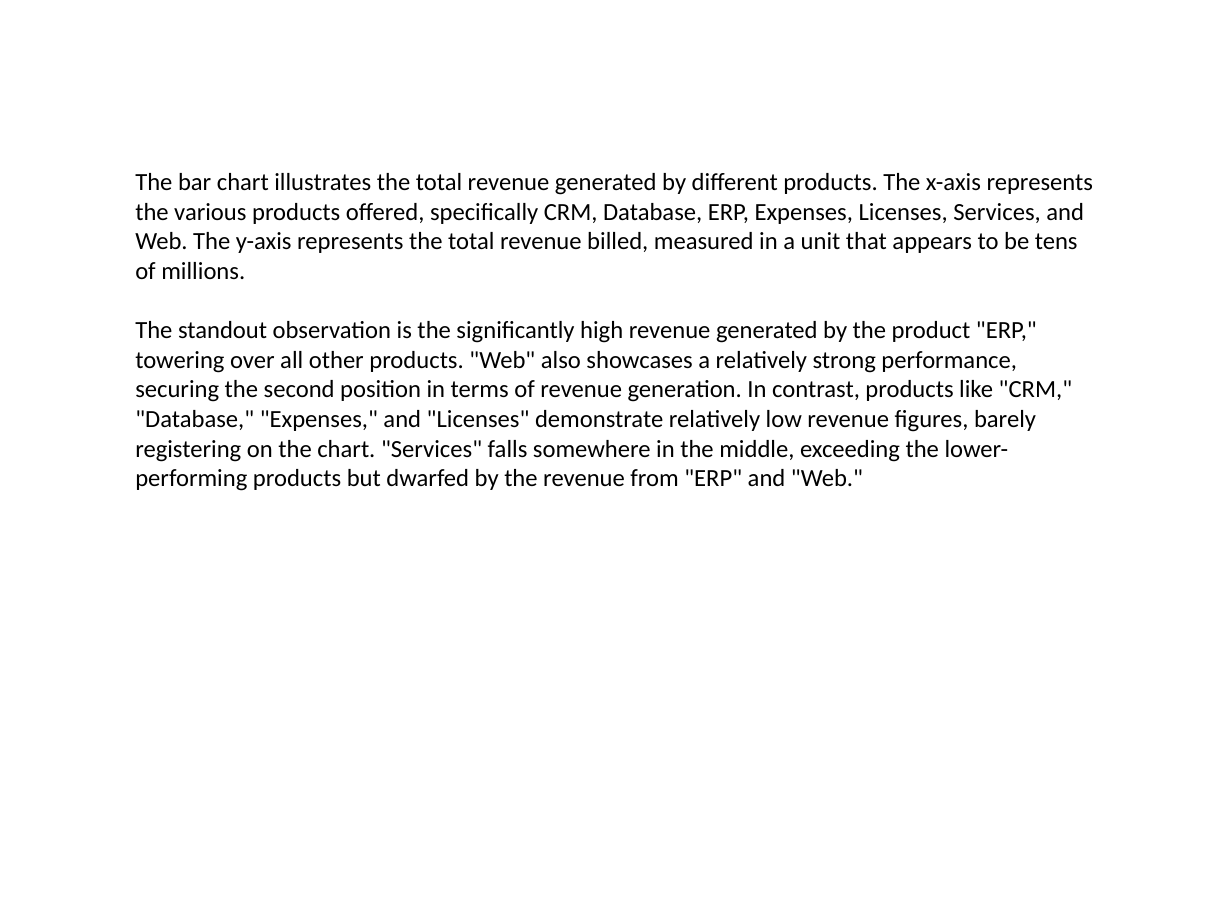
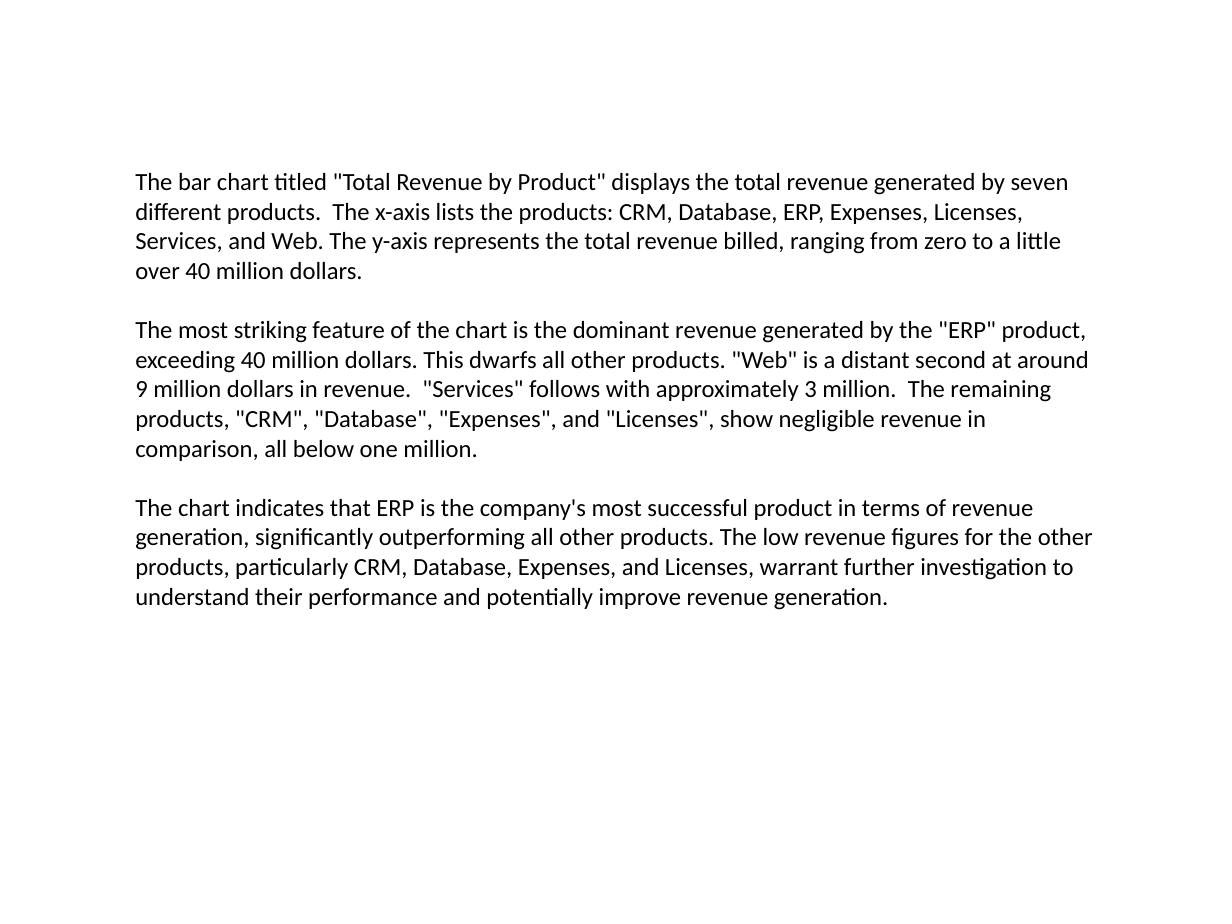
Before and after one commit to zehirahussain/SAS_Segmify, a slide deck: slide 4 of frontend1/static/presentations/user1_presentation.pptx. Drawn at 1232x924 pixels with LibreOffice and Linux fonts; fonts in the diff are those of the drawing. Boxes give left, top, right and bottom in pixels: in the first picture for what was removed or moved away, otherwise in the second. Text is boxed around its words. In the diff, an @@ line names an element or a change of style, - is before the commit and + after.

```diff
--- a/frontend1/static/presentations/user1_presentation.pptx
+++ b/frontend1/static/presentations/user1_presentation.pptx
@@ text at <box>135,173,1093,610</box>: text changed @@
-The bar chart illustrates the total revenue generated by different products. The x-axis represents the various products offered, specifically CRM, Database, ERP, Expenses, Licenses, Services, and Web. The y-axis represents the total revenue billed, measured in a unit that appears to be tens of millions.
-The standout observation is the significantly high revenue generated by the product "ERP," towering over all other products. "Web" also showcases a relatively strong performance, securing the second position in terms of revenue generation. In contrast, products like "CRM," "Database," "Expenses," and "Licenses" demonstrate relatively low revenue figures, barely registering on the chart. "Services" falls somewhere in the middle, exceeding the lower-performing products but dwarfed by the revenue from "ERP" and "Web."
+The bar chart titled "Total Revenue by Product" displays the total revenue generated by seven different products. The x-axis lists the products: CRM, Database, ERP, Expenses, Licenses, Services, and Web. The y-axis represents the total revenue billed, ranging from zero to a little over 40 million dollars.
+The most striking feature of the chart is the dominant revenue generated by the "ERP" product, exceeding 40 million dollars. This dwarfs all other products. "Web" is a distant second at around 9 million dollars in revenue. "Services" follows with approximately 3 million. The remaining products, "CRM", "Database", "Expenses", and "Licenses", show negligible revenue in comparison, all below one million.
+The chart indicates that ERP is the company's most successful product in terms of revenue generation, significantly outperforming all other products. The low revenue figures for the other products, particularly CRM, Database, Expenses, and Licenses, warrant further investigation to understand their performance and potentially improve revenue generation.
```
Also in this commit, not shown: 1 other slide changed, 25 other files.
